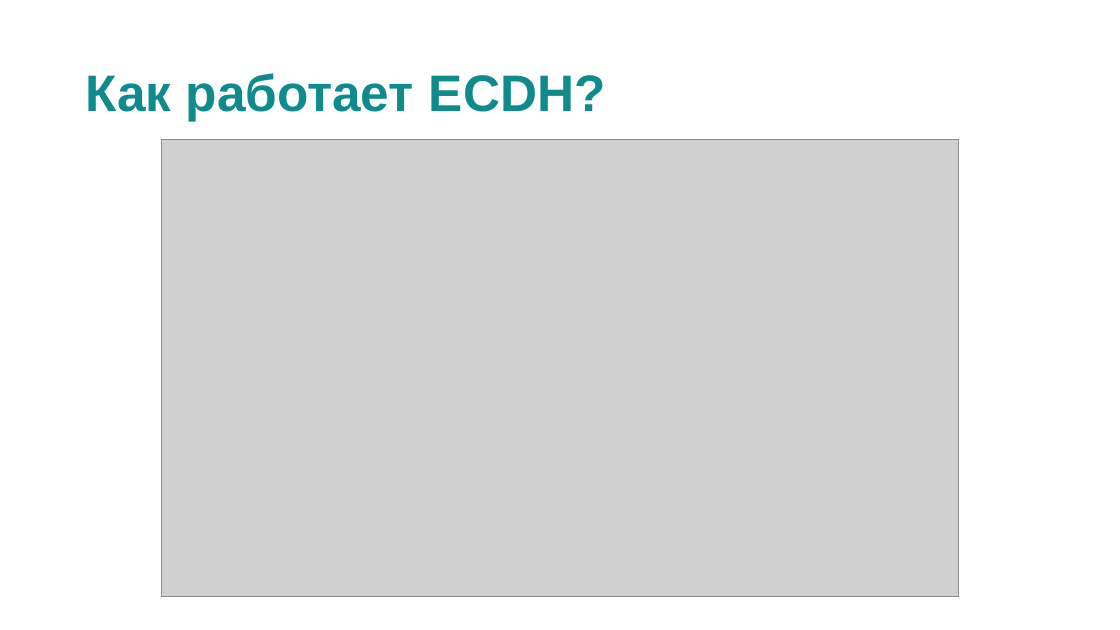
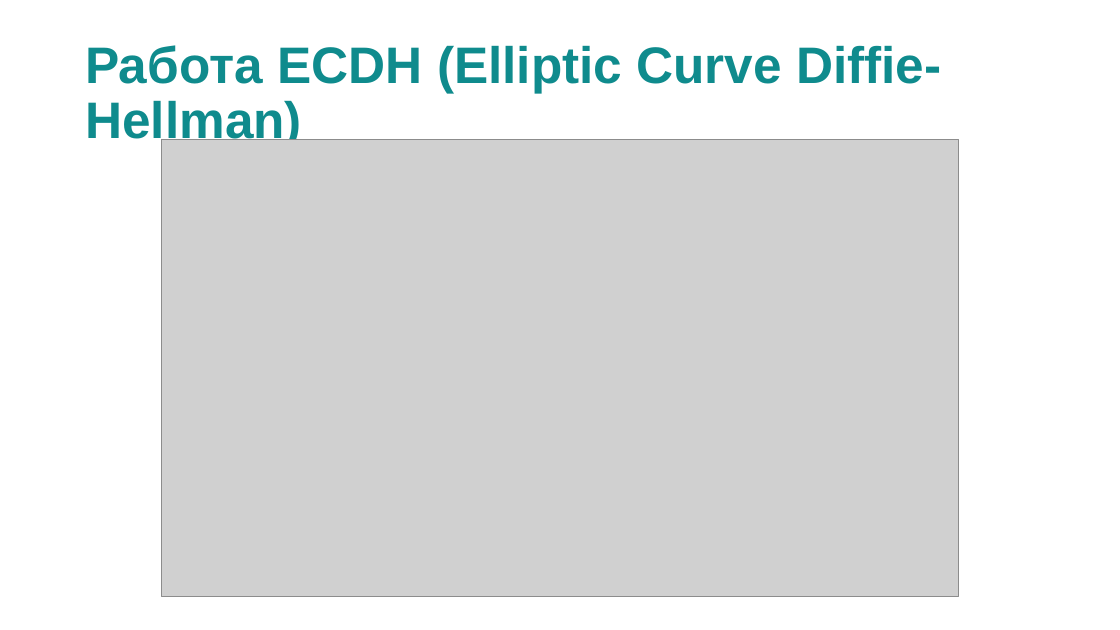
Before and after one commit to Nak1i1/Naki, a slide deck: slide 8 of документы/Мессенджер Naki.pptx (slide 6 before the commit). Drawn at 1120x630 pixels with LibreOffice and Linux fonts; fonts in the diff are those of the drawing; grey boxes stand for pictures. Boxes give left, top, right and bottom in pixels: in the first picture for what was removed or moved away, otherwise in the second. Text is boxed around its words. In the diff, an @@ line names an element or a change of style, - is before the commit and + after.

```diff
--- a/документы/Мессенджер Naki.pptx
+++ b/документы/Мессенджер Naki.pptx
@@ title at <box>85,45,941,148</box>: text changed @@
-Как работает ECDH?
+Работа ECDH (Elliptic Curve Diffie-Hellman)
```
Also in this commit, not shown: 7 other slides changed, 1 slide added, 7 other files.
